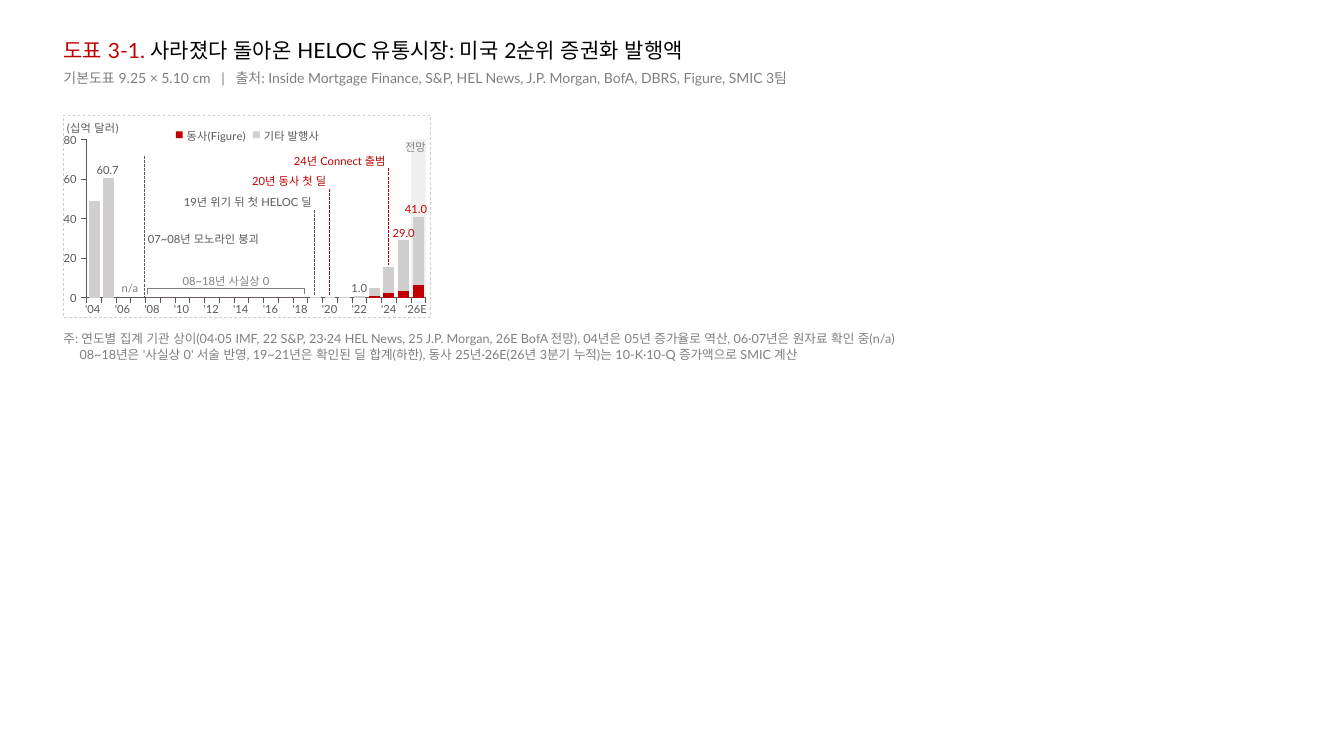
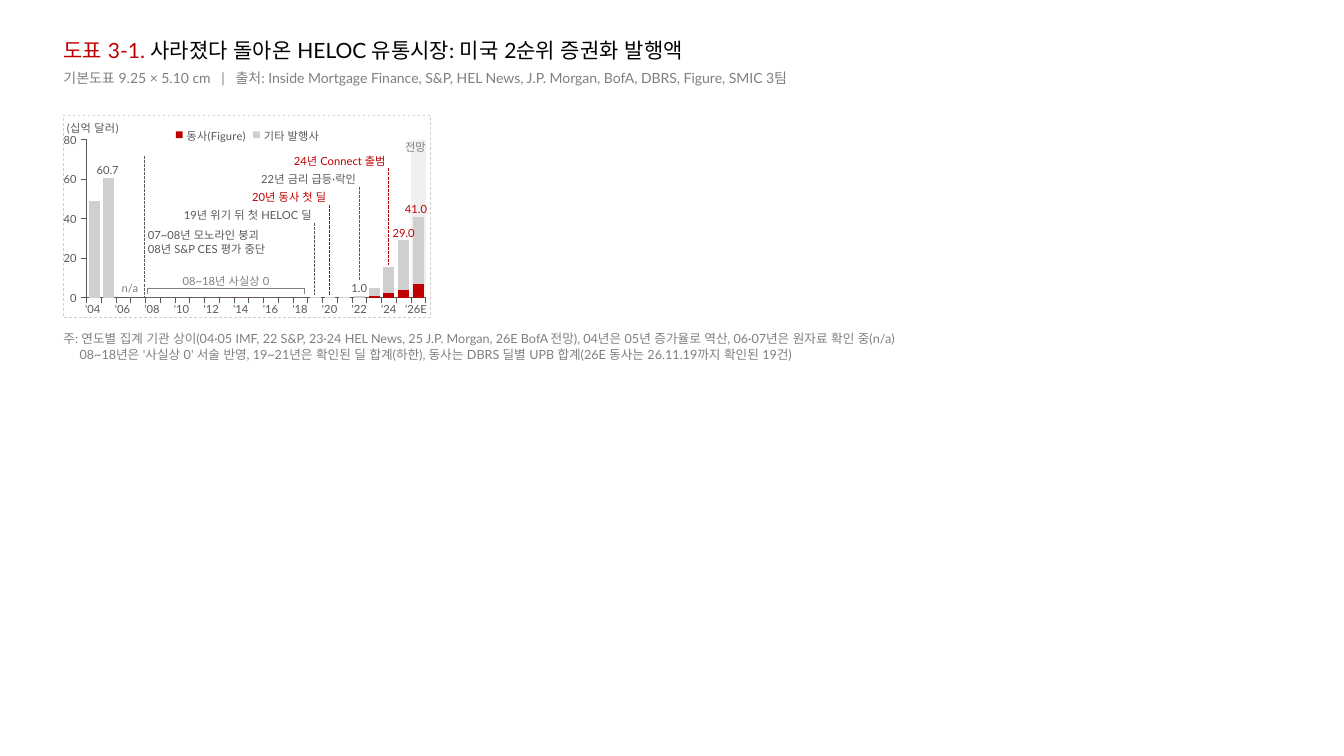
Before and after one commit to eunsoo0111/figr, a slide deck: slide 2 of 도표/3-1/SMIC_도표3-1.pptx. Drawn at 1344x756 pixels with LibreOffice and Linux fonts; fonts in the diff are those of the drawing. Boxes give left, top, right and bottom in pixels: in the first picture for what was removed or moved away, otherwise in the second. Text is boxed around its words. In the diff, an @@ line names an element or a change of style, - is before the commit and + after.

```diff
--- a/도표/3-1/SMIC_도표3-1.pptx
+++ b/도표/3-1/SMIC_도표3-1.pptx
@@ column stacked chart at box(64, 115, 431, 318) @@
@@ 동사(Figure), 23: 6000000000 to 7000000000 @@
@@ 기타 발행사, 23: 35000000000 to 34000000000 @@
@@ text added at box(261, 174, 356, 184), 8 pt, text #595959 @@
+22년 금리 급등·락인
@@ text "19년 위기 뒤 첫 HELOC ...": place and size @@
-text "19년 위기 뒤 첫 HELOC ..." at box(184, 197, 311, 207)
+text "19년 위기 뒤 첫 HELOC ..." at box(184, 210, 311, 220)
@@ text "20년 동사 첫 딜": place and size @@
-text "20년 동사 첫 딜" at box(252, 175, 326, 186)
+text "20년 동사 첫 딜" at box(252, 191, 326, 202)
@@ line moved from (315, 210) - (315, 295) to (330, 205) - (330, 295) @@
@@ line (330, 205) - (330, 295): stroke #595959 0.75 pt dashed to #C00000 0.75 pt dashed @@
@@ line moved from (330, 189) - (330, 295) to (359, 187) - (359, 280) @@
@@ line (359, 187) - (359, 280): stroke #C00000 0.75 pt dashed to #595959 0.75 pt dashed @@
@@ text at box(148, 244, 266, 254): paragraph added @@
+08년 S&P CES 평가 중단
@@ text at box(80, 348, 792, 361): text changed @@
-08~18년은 '사실상 0' 서술 반영, 19~21년은 확인된 딜 합계(하한), 동사 25년·26E(26년 3분기 누적)는 10-K·10-Q 증가액으로 SMIC 계산
+08~18년은 '사실상 0' 서술 반영, 19~21년은 확인된 딜 합계(하한), 동사는 DBRS 딜별 UPB 합계(26E 동사는 26.11.19까지 확인된 19건)
```
Also in this commit, not shown: 4 other files.
